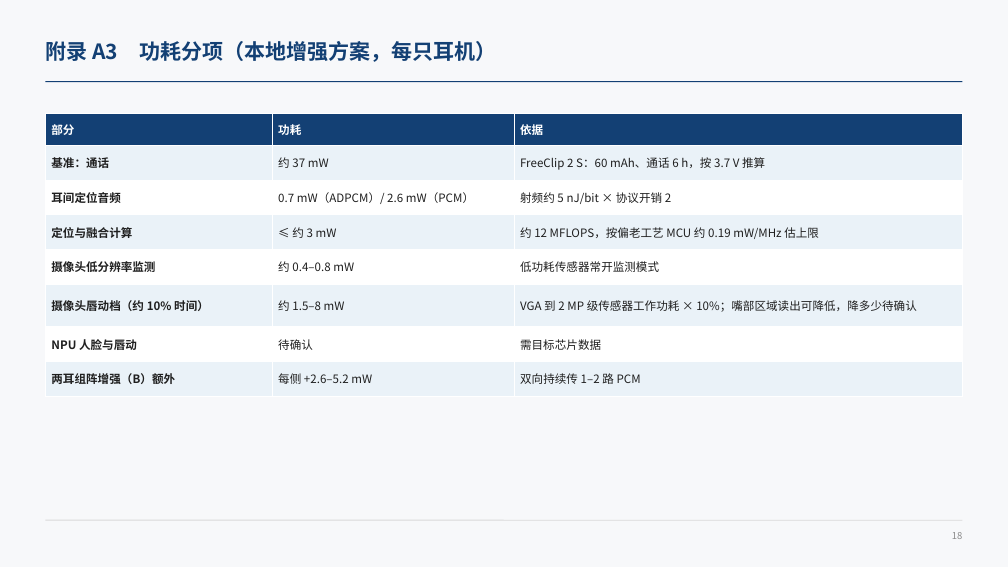
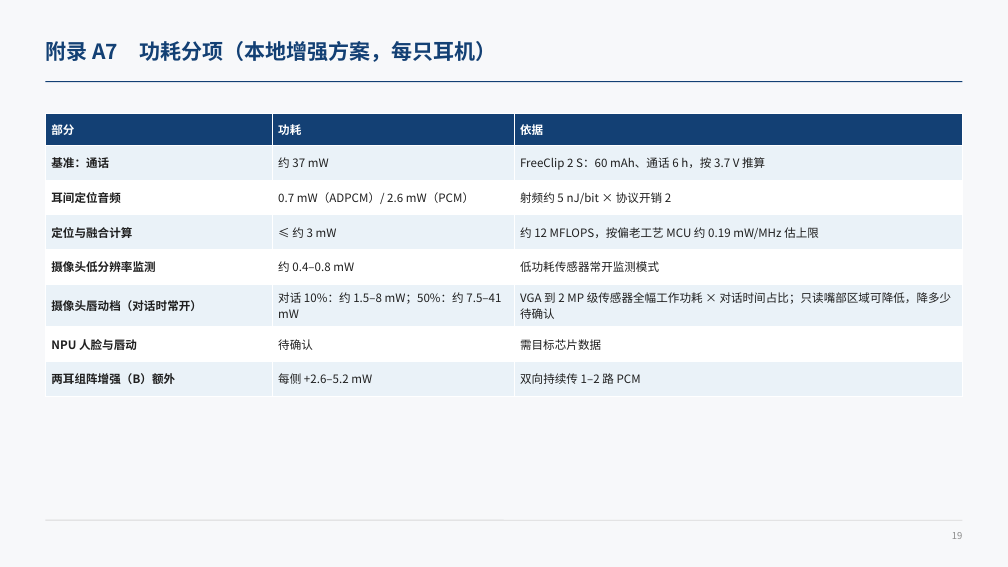
Before and after one commit to ZeroFoxxi/ssl-scene1, a slide deck: slide 19 of 02_耳机声源定位/耳机摄像头听觉辅助_整体设计方案.pptx (slide 18 before the commit). Drawn at 1008x567 pixels with LibreOffice and Linux fonts; fonts in the diff are those of the drawing. Boxes give left, top, right and bottom in pixels: in the first picture for what was removed or moved away, otherwise in the second. Text is boxed around its words. In the diff, an @@ line names an element or a change of style, - is before the commit and + after.

```diff
--- a/02_耳机声源定位/耳机摄像头听觉辅助_整体设计方案.pptx
+++ b/02_耳机声源定位/耳机摄像头听觉辅助_整体设计方案.pptx
@@ text at [45,41,497,62]: text changed @@
-附录 A3 功耗分项（本地增强方案，每只耳机）
+附录 A7 功耗分项（本地增强方案，每只耳机）
@@ table at [45,113,963,388] @@
-row 6: 摄像头唇动档（约 10% 时间） | 约 1.5–8 mW | VGA 到 2 MP 级传感器工作功耗 × 10%；嘴部区域读出可降低，降多少待确认
+row 6: 摄像头唇动档（对话时常开） | 对话 10%：约 1.5–8 mW；50%：约 7.5–41 mW | VGA 到 2 MP 级传感器全幅工作功耗 × 对话时间占比；只读嘴部区域可降低，降多少待确认
```
Also in this commit, not shown: 16 other slides changed, 3 slides added, 2 slides removed, 8 other files.
